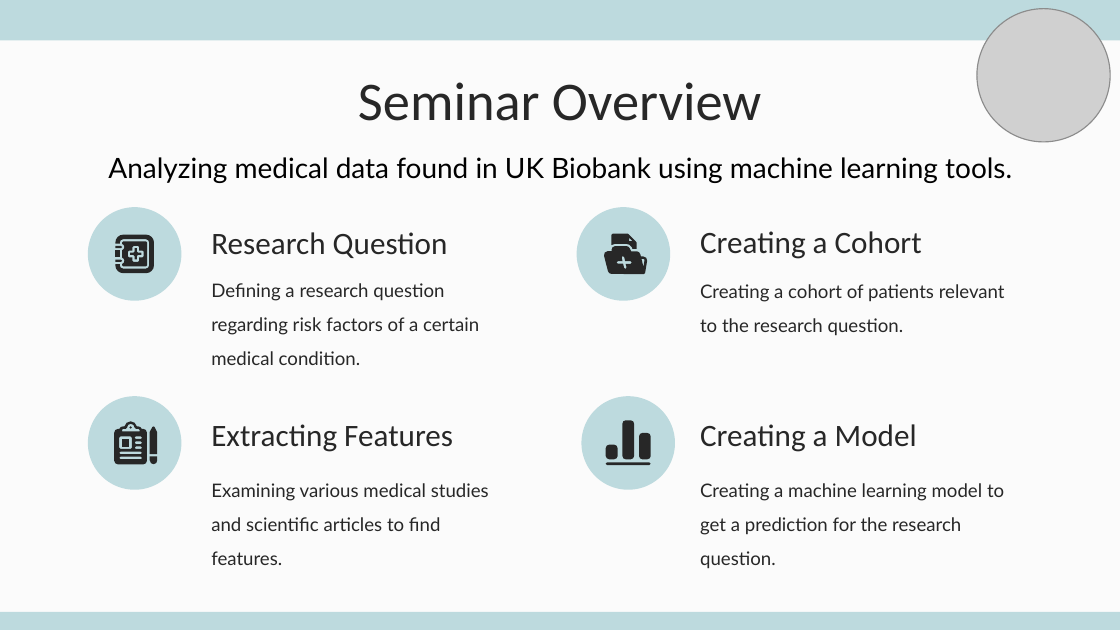
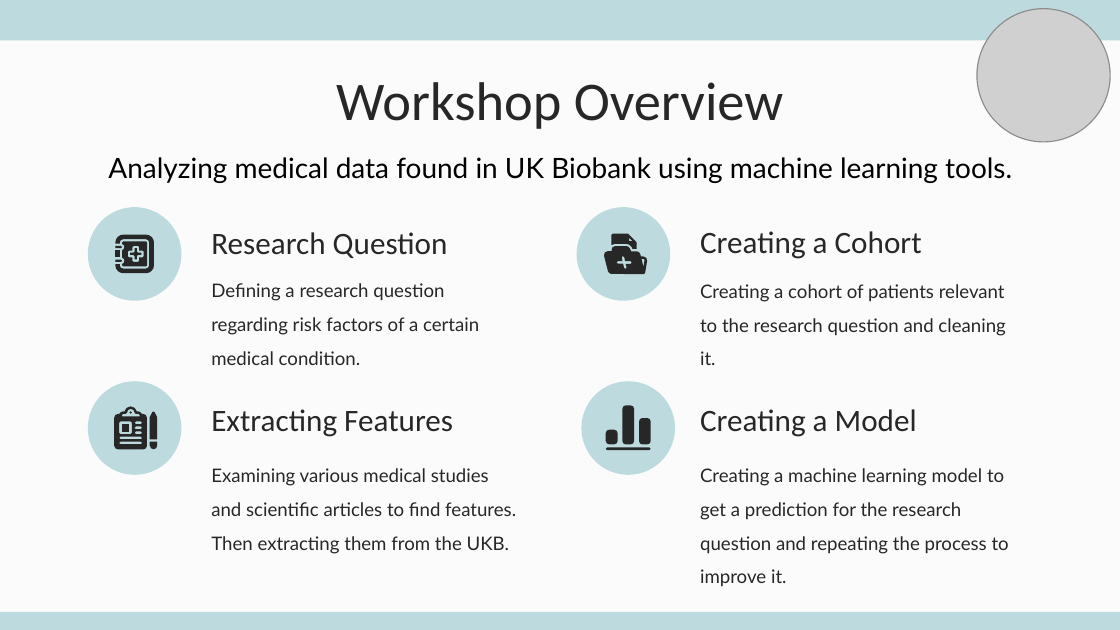
Before and after one commit to daniel-moshe/ML-Endo-Detection, a slide deck: slide 2 of endo early detection-mid presentation.pptx. Drawn at 1120x630 pixels with LibreOffice and Linux fonts; fonts in the diff are those of the drawing; grey boxes stand for pictures. Boxes give left, top, right and bottom in pixels: in the first picture for what was removed or moved away, otherwise in the second. Text is boxed around its words. In the diff, an @@ line names an element or a change of style, - is before the commit and + after.

```diff
--- a/endo early detection-mid presentation.pptx
+++ b/endo early detection-mid presentation.pptx
@@ title at bbox=[336, 82, 783, 129]: text changed @@
-Seminar Overview
+Workshop Overview
@@ subtitle at bbox=[700, 284, 1005, 365]: text changed @@
-Creating a cohort of patients relevant to the research question.
+Creating a cohort of patients relevant to the research question and cleaning it.
@@ 9 freeform shapes, 2 subtitles, 2 ellipses: place and size @@
-9 freeform shapes, 2 subtitles, 2 ellipses at bbox=[87, 396, 917, 491]
+9 freeform shapes, 2 subtitles, 2 ellipses at bbox=[87, 381, 917, 475]
@@ subtitle at bbox=[211, 468, 516, 554]: text changed @@
-Examining various medical studies and scientific articles to find features.
+Examining various medical studies and scientific articles to find features. Then extracting them from the UKB.
@@ subtitle at bbox=[700, 468, 1009, 554]: text changed @@
-Creating a machine learning model to get a prediction for the research question.
+Creating a machine learning model to get a prediction for the research question and repeating the process to improve it.
```
Also in this commit, not shown: 9 other slides changed, 4 other files.
